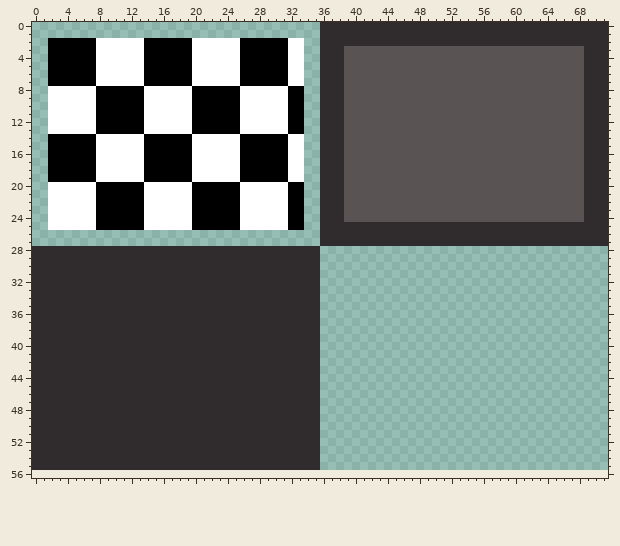
Edited in one commit: sprite sheet (tilesets/t_floor/output_tileset.png). That is the earlier state.
The file is 72x56 pixels. Shown: x 0..71, y 0..56. The old version is drawn lined up with the new one, on the new canvas.
And afterwards:
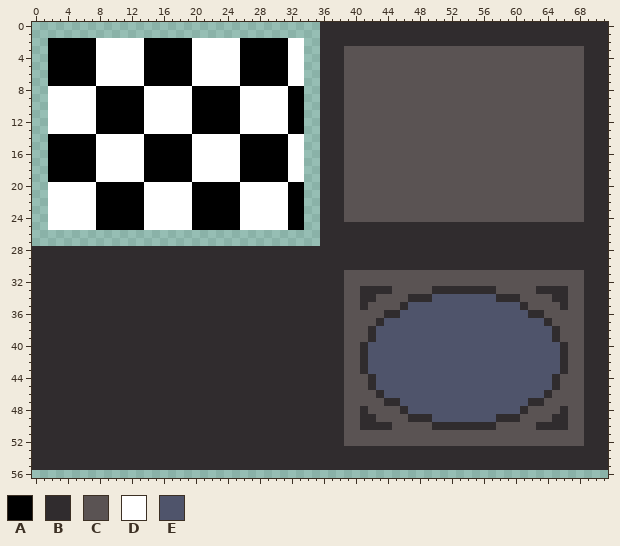
Palette (. is transparent): A #000000  B #302c2e  C #5a5353  D #ffffff  E #4f546b
From old to new:
canvas 72x56 -> 72x84
y 28..30: x 36..71 .................................... -> BBBBBBBBBBBBBBBBBBBBBBBBBBBBBBBBBBBB
y 31..32: x 36..71 .................................... -> BBBCCCCCCCCCCCCCCCCCCCCCCCCCCCCCCBBB
y 33: x 36..71 .................................... -> BBBCCBBBBCCCCCBBBBBBBBCCCCCBBBBCCBBB
y 34: x 36..71 .................................... -> BBBCCBBCCCCBBBEEEEEEEEBBBCCCCBBCCBBB
y 35: x 36..71 .................................... -> BBBCCBCCCCBEEEEEEEEEEEEEEBCCCCBCCBBB
y 36: x 36..71 .................................... -> BBBCCCCCBBEEEEEEEEEEEEEEEEBBCCCCCBBB
y 37: x 36..71 .................................... -> BBBCCCCBEEEEEEEEEEEEEEEEEEEEBCCCCBBB
y 38..39: x 36..71 .................................... -> BBBCCCBEEEEEEEEEEEEEEEEEEEEEEBCCCBBB
y 40..43: x 36..71 .................................... -> BBBCCBEEEEEEEEEEEEEEEEEEEEEEEEBCCBBB
y 44..45: x 36..71 .................................... -> BBBCCCBEEEEEEEEEEEEEEEEEEEEEEBCCCBBB
y 46: x 36..71 .................................... -> BBBCCCCBEEEEEEEEEEEEEEEEEEEEBCCCCBBB
y 47: x 36..71 .................................... -> BBBCCCCCBBEEEEEEEEEEEEEEEEBBCCCCCBBB
y 48: x 36..71 .................................... -> BBBCCBCCCCBEEEEEEEEEEEEEEBCCCCBCCBBB
y 49: x 36..71 .................................... -> BBBCCBBCCCCBBBEEEEEEEEBBBCCCCBBCCBBB
y 50: x 36..71 .................................... -> BBBCCBBBBCCCCCBBBBBBBBCCCCCBBBBCCBBB
y 51..52: x 36..71 .................................... -> BBBCCCCCCCCCCCCCCCCCCCCCCCCCCCCCCBBB
y 53..55: x 36..71 .................................... -> BBBBBBBBBBBBBBBBBBBBBBBBBBBBBBBBBBBB
